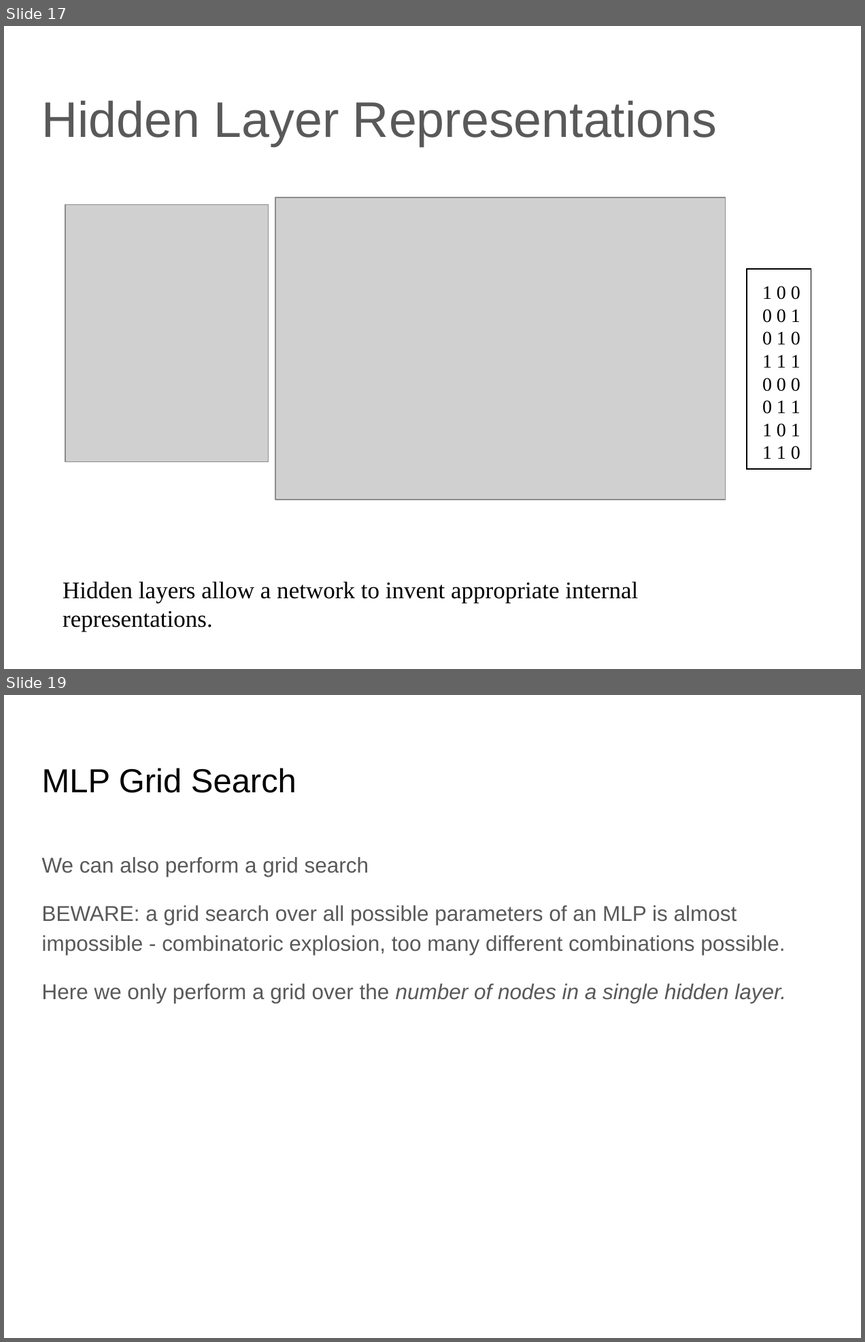
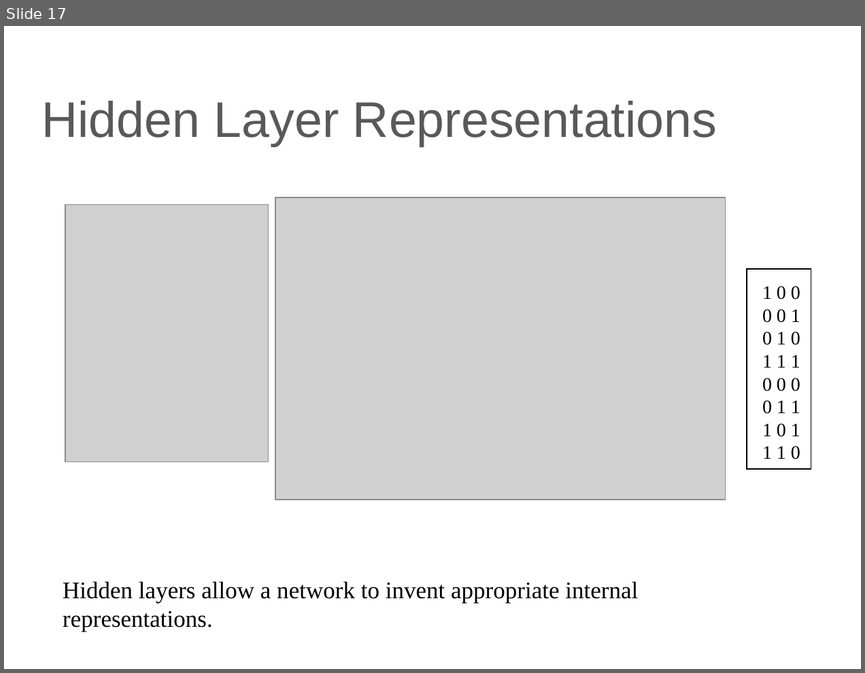
Before and after one commit to lutzhamel/CSC310, a slide deck: 14-ANN.pptx. Shown one above the other, each under a label of ours: slides 17 and 19 before the commit, slide 17 after it; the slides between them are not shown. The pictures are 865x1342 and 865x673 pixels, drawn with LibreOffice and Linux fonts; fonts in the diff are those of the drawing; grey boxes stand for pictures. Boxes give left, top, right and bottom in pixels: in the first picture for what was removed or moved away, otherwise in the second. Text is boxed around its words. In the diff, an @@ line names an element or a change of style, - is before the commit and + after.

```diff
--- a/14-ANN.pptx
+++ b/14-ANN.pptx
@@ slide 19 removed at <box>4,695,861,1338</box>, background #FFFFFF @@
@@ title removed at <box>42,768,296,793</box> @@
-MLP Grid Search
@@ text removed at <box>42,857,786,1003</box> @@
-We can also perform a grid search
-BEWARE: a grid search over all possible parameters of an MLP is almost impossible - combinatoric explosion, too many different combinations possible.
-Here we only perform a grid over the number of nodes in a single hidden layer.
```
Also in this commit, not shown: 4 other slides removed, 2 other files.
